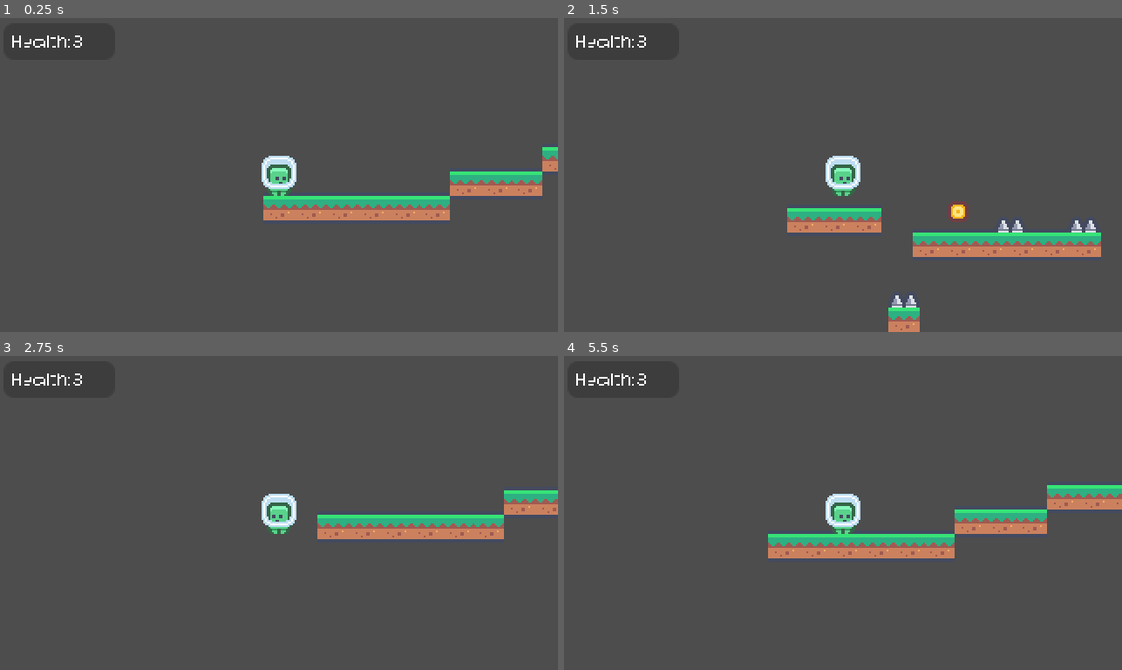
Above: before the commit, frames 1-4 (two rows, left to right).
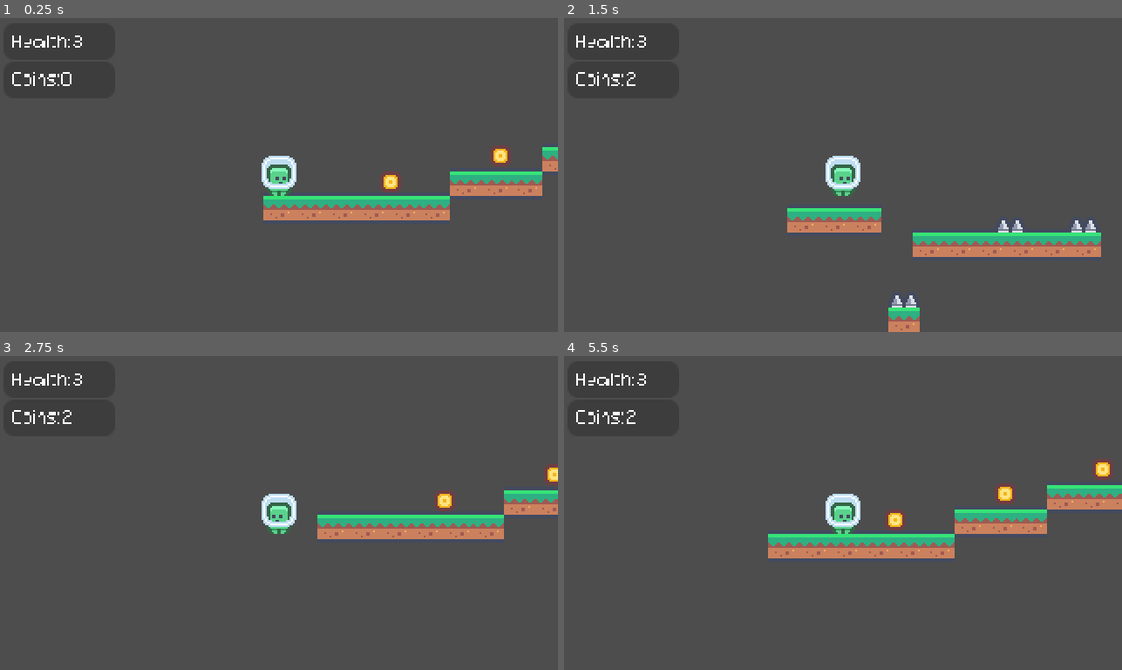
Above: after the commit, the same moments.

Repository: platz-halter/mario_clone
Game: Godot game, scene res://world.tscn
Same seed, same stepped clock (60 frames per second), same inputs: the game is played once before the commit and once after it.
Inputs:
- Up to frame 1 (0.25 s): no input
- Up to frame 2 (1.5 s): tap Enter at 0.5 s; hold Shift (dash) 0.53-1.28 s; hold Right (ui_right) from 0.53 s (still down); tap Up (ui_up) at 0.77 s; tap 1 (sys_level1) at 1.35 s
- Up to frame 3 (2.75 s): tap Up (ui_up) at 1.52 s; release Right (ui_right) at 2.03 s; hold Left (ui_left) from 2.03 s (still down); tap 2 (sys_level2) at 2.1 s
- Up to frame 4 (5.5 s): release Left (ui_left) at 2.78 s; hold Right (ui_right) 2.78-4.28 s; tap Shift (dash) at 2.85 s; tap Up (ui_up) at 3.02, 3.77, 4.52 s; tap 1 (sys_level1) at 3.6 s; hold Left (ui_left) 4.28-5.03 s; tap 2 (sys_level2) at 4.35 s; hold Right (ui_right) from 5.03 s (still down); hold Shift (dash) from 5.03 s (still down)

The runs differ from the first frame. In frame 1, 0.6% of the frame differs, in the area x 2-92%, y 6-56%; in frame 2, 0.4%; in frame 3, 0.5%; in frame 4, 0.8%, in the area x 2-99%, y 6-56%.

Commit message:
Added label for coins

Diff:
--- a/Levels/level_1.tscn
+++ b/Levels/level_1.tscn
@@ -1,9 +1,8 @@
-[gd_scene load_steps=5 format=3 uid="uid://dqy1bgyeg2jo4"]
+[gd_scene load_steps=4 format=3 uid="uid://dqy1bgyeg2jo4"]
 
 [ext_resource type="PackedScene" uid="uid://dhs7x7suf33og" path="res://Objects/Blocks/Grass/grass_floor.tscn" id="2_80btb"]
 [ext_resource type="PackedScene" uid="uid://d3nmtktli0buh" path="res://Objects/Utils/player_start.tscn" id="3_gwb31"]
 [ext_resource type="PackedScene" uid="uid://dxftjpgp8q6ol" path="res://Objects/LevelElements/spikes.tscn" id="3_ip3kg"]
-[ext_resource type="PackedScene" uid="uid://iam8m73tj80w" path="res://Objects/LevelElements/coins.tscn" id="4_8g5h2"]
 
 [node name="level_1" type="Node2D"]
 
@@ -54,6 +53,3 @@
 
 [node name="spikes3" parent="." instance=ExtResource("3_ip3kg")]
 position = Vector2(237, 55)
-
-[node name="coin" parent="." instance=ExtResource("4_8g5h2")]
-position = Vector2(165, 52)
--- a/Levels/level_2.tscn
+++ b/Levels/level_2.tscn
@@ -1,8 +1,9 @@
-[gd_scene load_steps=4 format=3 uid="uid://bfts377i5180k"]
+[gd_scene load_steps=5 format=3 uid="uid://bfts377i5180k"]
 
 [ext_resource type="PackedScene" uid="uid://d3nmtktli0buh" path="res://Objects/Utils/player_start.tscn" id="1_it3v3"]
 [ext_resource type="PackedScene" uid="uid://dhs7x7suf33og" path="res://Objects/Blocks/Grass/grass_floor.tscn" id="2_mfqcu"]
 [ext_resource type="PackedScene" uid="uid://bvk53vr40sxli" path="res://Objects/Blocks/dirt_block.tscn" id="3_547j3"]
+[ext_resource type="PackedScene" uid="uid://iam8m73tj80w" path="res://Objects/LevelElements/coins.tscn" id="4_ssxcn"]
 
 [node name="level_2" type="Node2D"]
 
@@ -125,3 +126,15 @@
 
 [node name="grass_floor38" parent="." instance=ExtResource("2_mfqcu")]
 position = Vector2(550, 176)
+
+[node name="coin" parent="." instance=ExtResource("4_ssxcn")]
+position = Vector2(111, 66)
+
+[node name="coin2" parent="." instance=ExtResource("4_ssxcn")]
+position = Vector2(174, 51)
+
+[node name="coin3" parent="." instance=ExtResource("4_ssxcn")]
+position = Vector2(230, 37)
+
+[node name="coin4" parent="." instance=ExtResource("4_ssxcn")]
+position = Vector2(263, 22)
--- a/player.gd
+++ b/player.gd
@@ -21,8 +21,11 @@
 	#Misc
 	local_speed = max_speed
 
+	#Update Labels
+	$HealthBar/HealthLabel.text = "Health:%s" % health #Health label
+	$CoinBar/CoinLabel.text = "Coins:%s" % local_coins #Coin label
+
 	#Health system
-	$HealthLabel.text = "Health:%s" % health #Health label
 	if health <= 0:
 		print("Game over!")
 		get_tree().quit() #Exit game
@@ -58,5 +61,5 @@
 	if area.is_in_group("spikes"): #Detect if object is in spikes group
 		health -= 1
 	if area.is_in_group("coins"): # WIP
-		local_coins += local_coins
+		local_coins += 1
 		area.remove_from_group("coins") # --> Coin destroys itself
--- a/player.tscn
+++ b/player.tscn
@@ -47,13 +47,31 @@
 step = 1.0
 show_percentage = false
 
-[node name="HealthLabel" type="Label" parent="."]
-offset_left = -153.0
-offset_top = -81.0
-offset_right = -107.0
-offset_bottom = -58.0
+[node name="HealthLabel" type="Label" parent="HealthBar"]
+offset_left = 5.0
+offset_top = 6.0
+offset_right = 51.0
+offset_bottom = 29.0
 scale = Vector2(0.5, 0.5)
-text = "Test:"
+text = "Test: HP"
+label_settings = SubResource("LabelSettings_gdspq")
+
+[node name="CoinBar" type="ProgressBar" parent="."]
+offset_left = -158.0
+offset_top = -65.0
+offset_right = -94.0
+offset_bottom = -44.0
+max_value = 5.0
+step = 1.0
+show_percentage = false
+
+[node name="CoinLabel" type="Label" parent="CoinBar"]
+offset_left = 5.0
+offset_top = 5.0
+offset_right = 51.0
+offset_bottom = 28.0
+scale = Vector2(0.5, 0.5)
+text = "Test: Coins"
 label_settings = SubResource("LabelSettings_gdspq")
 
 [node name="collision_detector" type="Area2D" parent="."]
